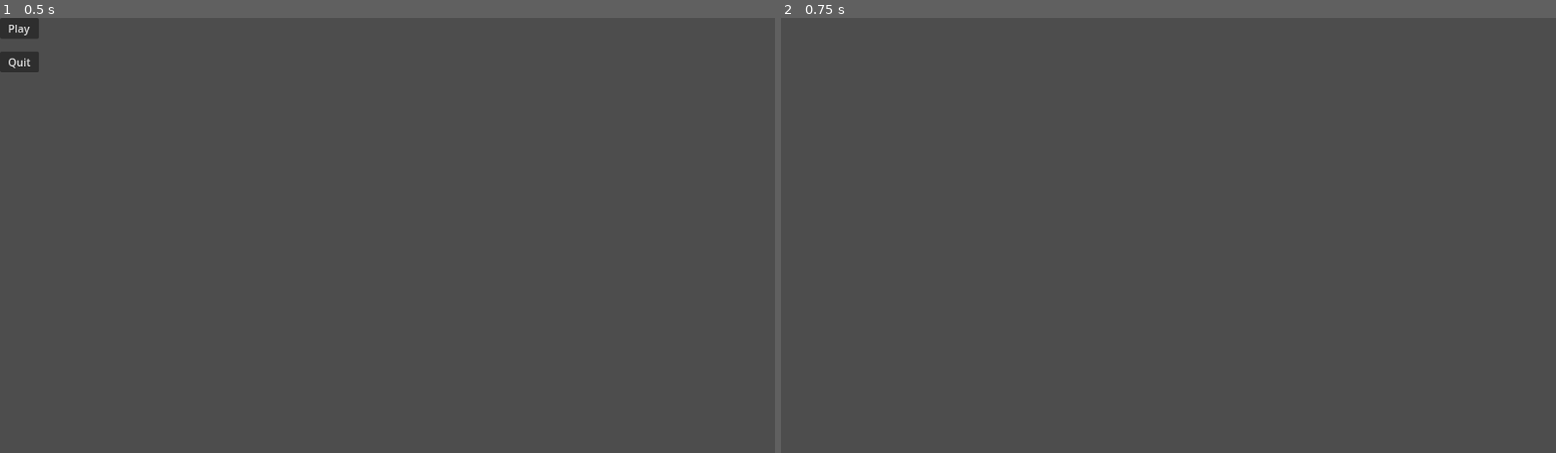
Above: before the commit, frames 1-2 (left to right).
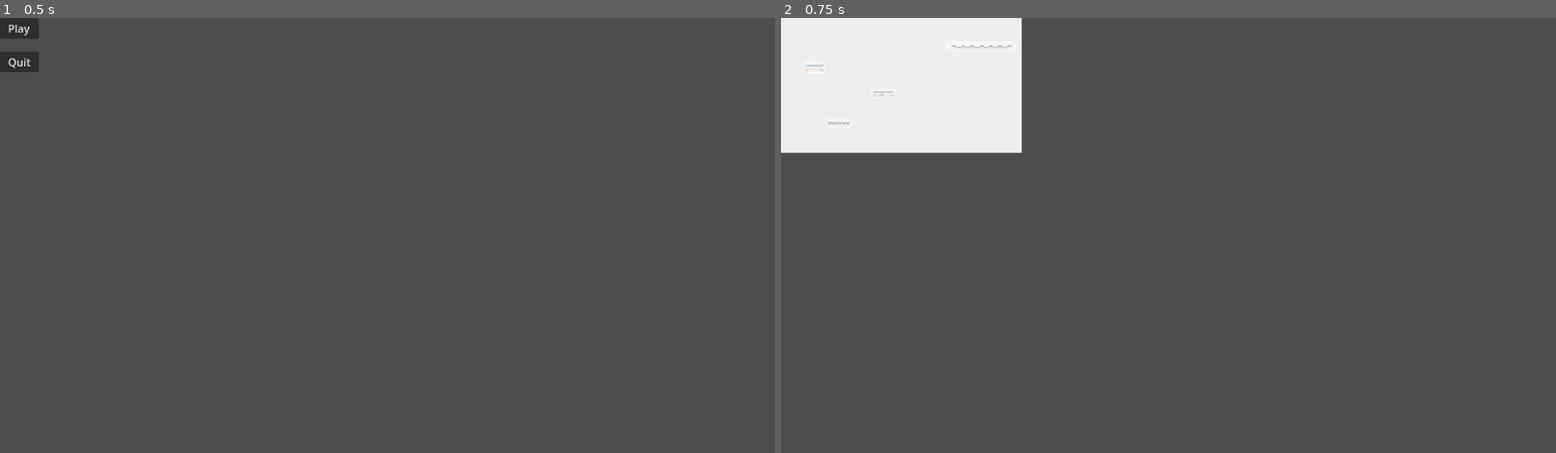
Above: after the commit, the same moments.

Repository: Ckimbel1/Game_Jam_July_24
Game: Godot game, scene res://main.tscn
The game is run twice, just before and just after one commit, with the same random seed, the same clock (stepped at 60 frames per second) and the same inputs.
Inputs:
- Up to frame 1 (0.5 s): no input
- Up to frame 2 (0.75 s): click "Play" at 0.5 s

Frame 1 is identical in both runs. In frame 2, 9.7% of the frame differs, in the area x 0-32%, y 0-32%.

Commit message:
bg and mob

Diff:
--- a/BG.tsch.tscn
+++ b/BG.tsch.tscn
@@ -7,6 +7,6 @@
 [node name="ParallaxLayer" type="ParallaxLayer" parent="."]
 
 [node name="WhiteBackgroundColor" type="Sprite2D" parent="ParallaxLayer"]
-position = Vector2(573.5, 325)
+position = Vector2(573, 325)
 scale = Vector2(3.57813, 2.01875)
 texture = ExtResource("1_u8pwe")
--- a/world.tscn
+++ b/world.tscn
@@ -1,3 +1,38 @@
-[gd_scene format=3 uid="uid://dp17n5veh6rbe"]
+[gd_scene load_steps=5 format=3 uid="uid://dp17n5veh6rbe"]
+
+[ext_resource type="Texture2D" uid="uid://cfjejjrooqd0c" path="res://Thick.png" id="1_qfada"]
+[ext_resource type="Texture2D" uid="uid://boa5ec3ldhsqp" path="res://Thin.png" id="2_1yqpf"]
+[ext_resource type="Texture2D" uid="uid://bajpjnsrf675x" path="res://Wide.png" id="3_vqy7r"]
+[ext_resource type="Texture2D" uid="uid://bhtw11gpxjoam" path="res://White_background_color.png" id="4_k8o1g"]
 
 [node name="World" type="Node2D"]
+
+[node name="Thick_WPL" type="Sprite2D" parent="."]
+position = Vector2(49, 72)
+scale = Vector2(0.135417, 0.139844)
+texture = ExtResource("1_qfada")
+
+[node name="Thin_WPL" type="Sprite2D" parent="."]
+position = Vector2(85, 155)
+scale = Vector2(0.176042, 0.130469)
+texture = ExtResource("2_1yqpf")
+
+[node name="Thin_WPL2" type="Sprite2D" parent="."]
+position = Vector2(296.042, 41.0625)
+scale = Vector2(0.45651, 0.149609)
+texture = ExtResource("2_1yqpf")
+
+[node name="wide_WPL" type="Sprite2D" parent="."]
+position = Vector2(151.667, 112.375)
+scale = Vector2(0.135417, 0.108594)
+texture = ExtResource("3_vqy7r")
+
+[node name="ParallaxBackground" type="ParallaxBackground" parent="."]
+
+[node name="ParallaxLayer" type="ParallaxLayer" parent="ParallaxBackground"]
+
+[node name="WhiteBackgroundColor" type="Sprite2D" parent="ParallaxBackground/ParallaxLayer"]
+position = Vector2(179, 101)
+scale = Vector2(1.11875, 0.628125)
+texture = ExtResource("4_k8o1g")
+metadata/_edit_lock_ = true
